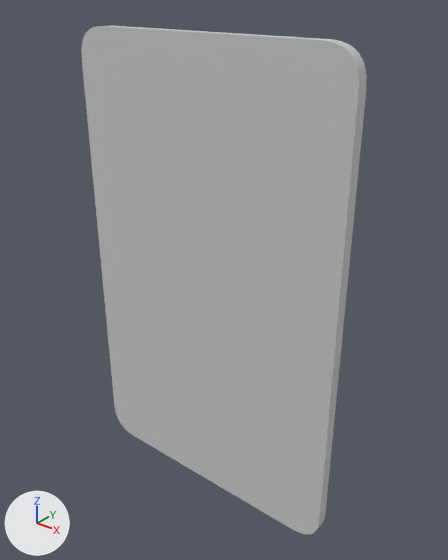
The FBX model Prod/3D/FBX/SM_Keycard.fbx as it was, and as the next commit left it.
One viewpoint serves both versions: a 50 mm camera at (0.0599, -0.07, 0.0466) aimed at (0.0019, 0.0025, 0.0016). The lights are fixed; the arrows at lower left show +X, +Y and +Z. Where no turn or scale is listed for an object, it has been applied to the vertices.

In view in the first picture: 'SM_Keycard'.
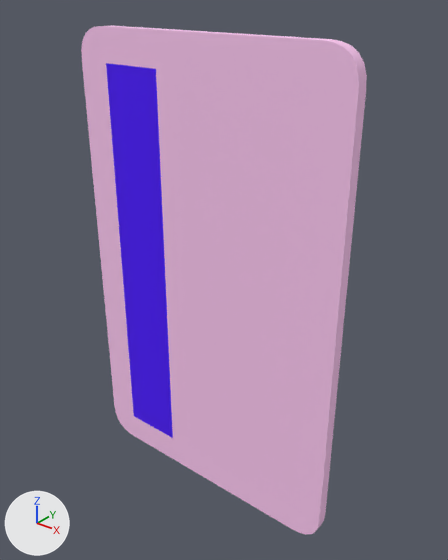
Patch to the scene script:
```diff
--- a/Prod/3D/FBX/SM_Keycard.fbx.py
+++ b/Prod/3D/FBX/SM_Keycard.fbx.py
@@ mat_material__188 @@
+mat_material__188 = principled_material('Material #188')
+mat_material__188.base_color = (0.0706, 0.0, 1.0)  # purple #4b00ff
+mat_material__188.roughness = 0.859
@@ mat_material__189 @@
+mat_material__189 = principled_material('Material #189')
+mat_material__189.base_color = (1.0, 0.588, 0.898)  # pink #ffcaf3
+mat_material__189.roughness = 0.859
@@ me_mesh @@
 me_mesh.from_pydata(...)  # 92 vertices, 94 faces; spans x -0.025..0.025, y -0.001..0.001, z -0.04..0.04
 # used by ob_sm_keycard; location = (0.0, 0.0, 0.0)
+# me_mesh part 1: 40 of the faces centred in x -0.0249..0.0249, y -0.001..0.001, z 0.0351..0.04 switch from mat_basemat (light grey #cacaca) to mat_material__189 (pink #ffcaf3)
+# me_mesh part 2: 35 of the faces centred in x -0.0249..0.0249, y -0.001..0.001, z -0.04..-0.0351 switch from mat_basemat (light grey #cacaca) to mat_material__189 (pink #ffcaf3)
+# me_mesh part 3: 4 of the faces centred in x -0.025..-0.0221, y -0.001..0.001, z 0.0 switch from mat_basemat (light grey #cacaca) to mat_material__189 (pink #ffcaf3)
+# me_mesh part 4: 4 of the faces centred in x 0.0084..0.025, y -0.001..0.001, z 0.0 switch from mat_basemat (light grey #cacaca) to mat_material__189 (pink #ffcaf3)
+# me_mesh part 5: 2 of the faces centred in x -0.0137, y -0.001..0.001, z 0.0 switch from mat_basemat (light grey #cacaca) to mat_material__188 (purple #4b00ff)
```

Where the change shows, as pixel boxes [x1, y1, x2, y2] in the pictures (448 x 560 px):
part 1 of me_mesh, recoloured (grey to pink)
    both: [81, 26, 367, 92]
part 2 of me_mesh, recoloured (grey to pink)
    both: [114, 405, 325, 535]
part 3 of me_mesh, recoloured (grey to pink)
    both: [82, 61, 134, 416]
part 4 of me_mesh, recoloured (grey to pink)
    both: [156, 69, 366, 521]
part 5 of me_mesh, recoloured
    both: [106, 63, 173, 438]
